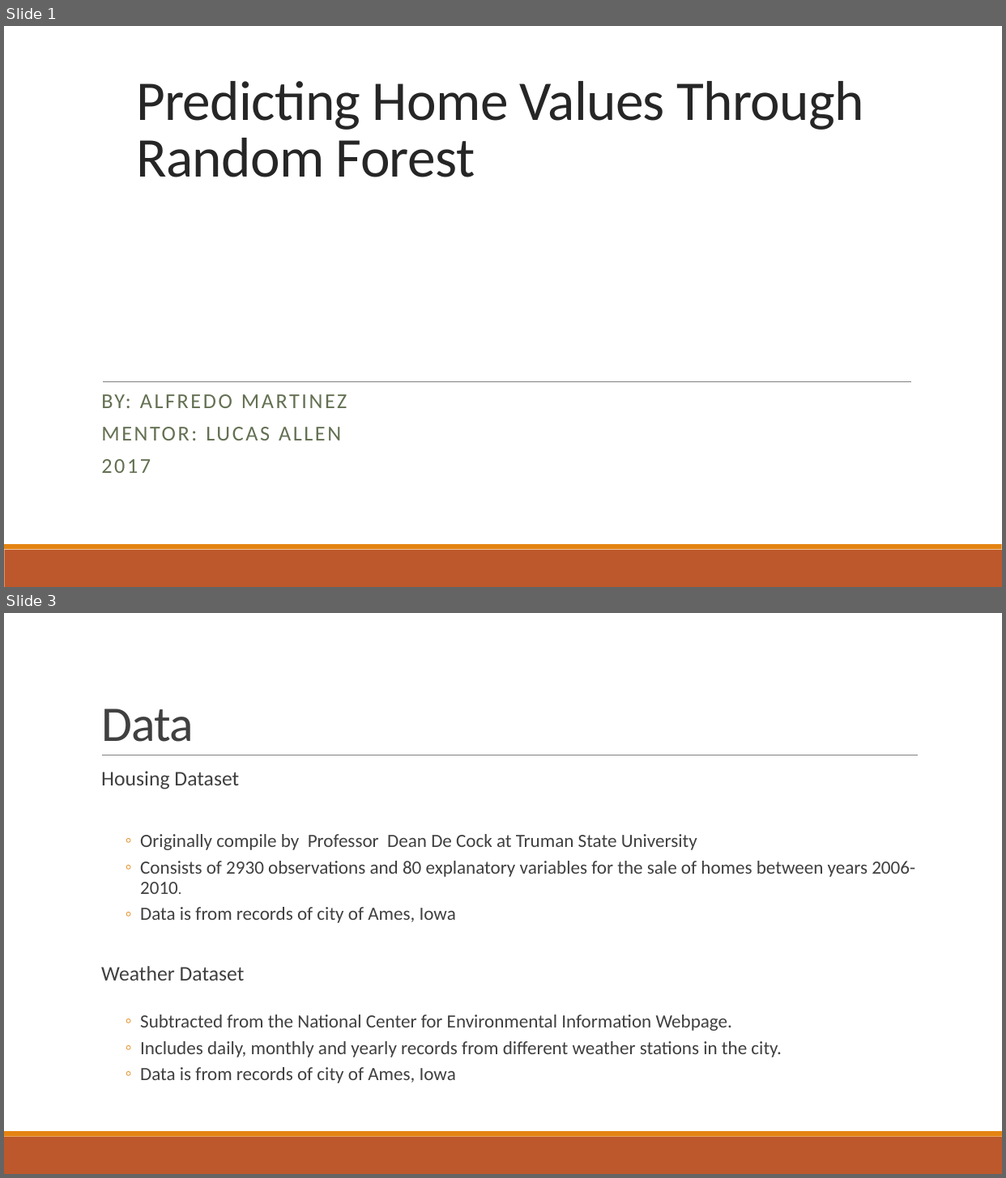
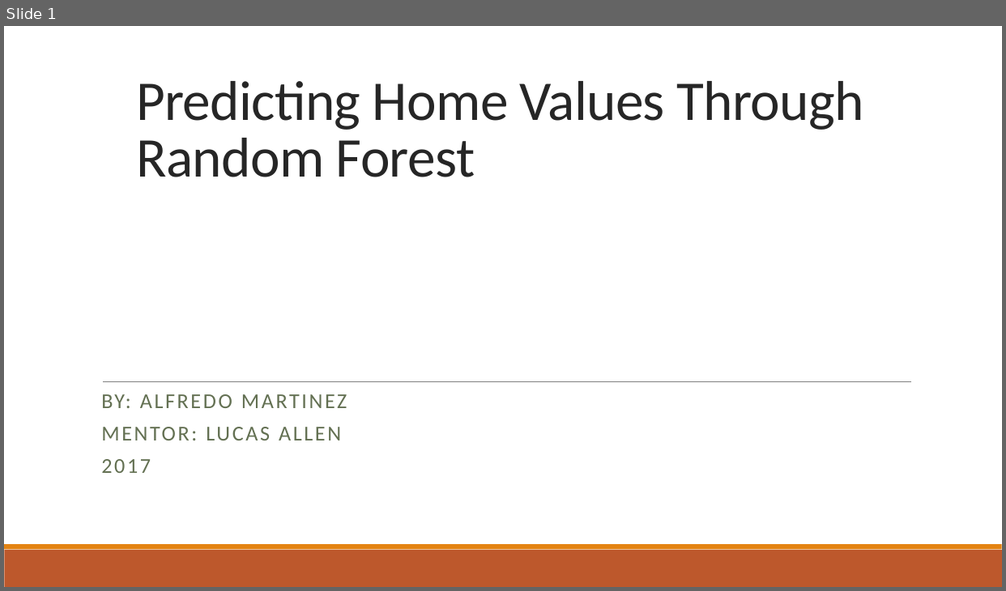
Before and after one commit to AlfredMtz/Springboard, a slide deck: Ames_project/Slide_deck.pptx. Shown one above the other, each under a label of ours: slides 1 and 3 before the commit, slide 1 after it; the slides between them are not shown. The pictures are 1006x1178 and 1006x591 pixels, drawn with LibreOffice and Linux fonts; fonts in the diff are those of the drawing. Boxes give left, top, right and bottom in pixels: in the first picture for what was removed or moved away, otherwise in the second. Text is boxed around its words. In the diff, an @@ line names an element or a change of style, - is before the commit and + after.

```diff
--- a/Ames_project/Slide_deck.pptx
+++ b/Ames_project/Slide_deck.pptx
@@ slide 3 removed at (4, 613, 1002, 1174), background #FFFFFF; not listed: 2 template elements that a slide beside it also shows @@
@@ title removed at (101, 709, 194, 742) @@
-Data
@@ line removed from (102, 756) to (918, 756) @@
@@ text removed at (101, 771, 915, 1084) @@
-  Housing Dataset
-    ◦ Originally compile by Professor Dean De Cock at Truman State University
-    ◦ Consists of 2930 observations and 80 explanatory variables for the sale of homes between years 2006-2010.
-    ◦ Data is from records of city of Ames, Iowa
-  Weather Dataset
-    ◦ Subtracted from the National Center for Environmental Information Webpage.
-    ◦ Includes daily, monthly and yearly records from different weather stations in the city.
-    ◦ Data is from records of city of Ames, Iowa
```
Also in this commit, not shown: 5 slides changed, 7 slides added, 13 other slides removed.
